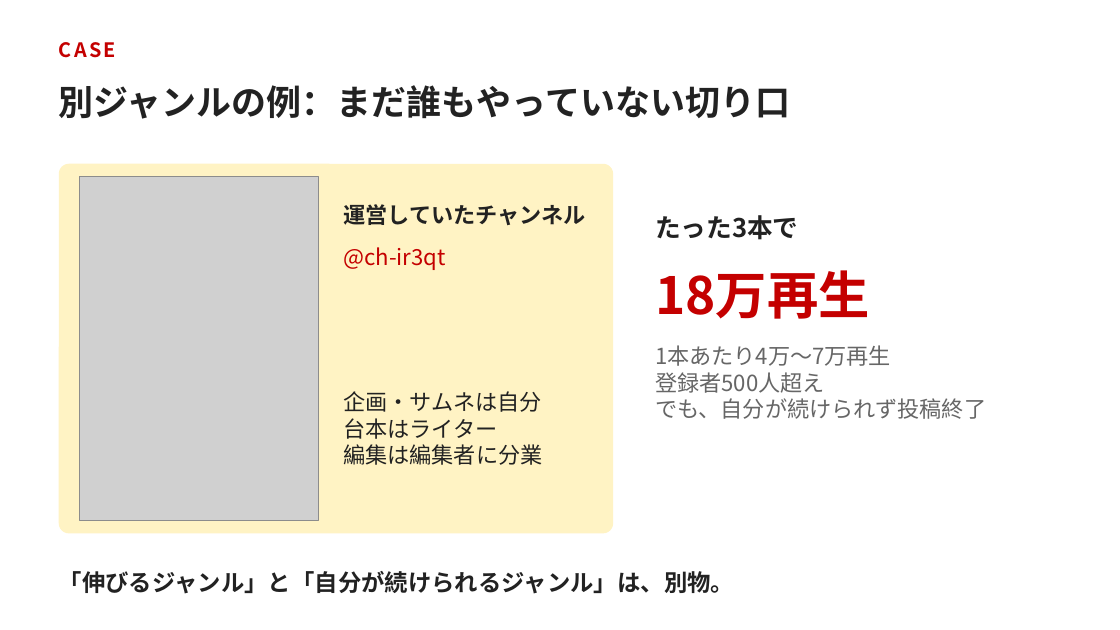
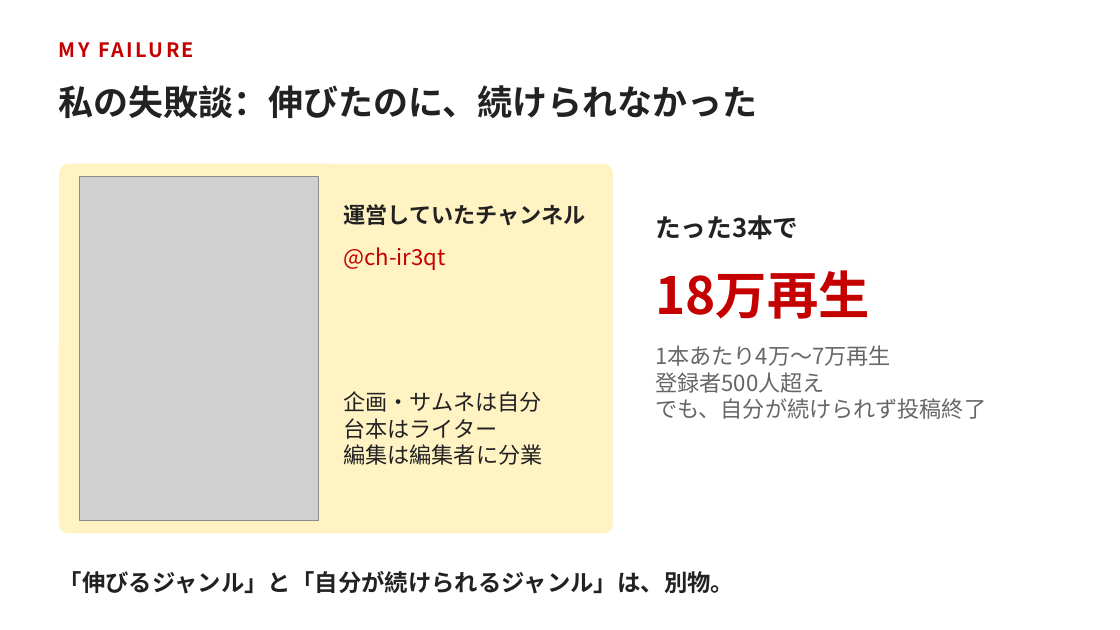
Before and after one commit to kentayamauti/Youtube-daihon, a slide deck: slide 33 of seminar-20261005/slides/YouTubeセミナー_v28.pptx. Drawn at 1120x630 pixels with LibreOffice and Linux fonts; fonts in the diff are those of the drawing; grey boxes stand for pictures. Boxes give left, top, right and bottom in pixels: in the first picture for what was removed or moved away, otherwise in the second. Text is boxed around its words. In the diff, an @@ line names an element or a change of style, - is before the commit and + after.

```diff
--- a/seminar-20261005/slides/YouTubeセミナー_v28.pptx
+++ b/seminar-20261005/slides/YouTubeセミナー_v28.pptx
@@ text at [59,42,116,58]: text changed @@
-CASE
+MY FAILURE
@@ text at [59,85,758,118]: text changed @@
-別ジャンルの例：まだ誰もやっていない切り口
+私の失敗談：伸びたのに、続けられなかった
```
Also in this commit, not shown: 2 other files.
